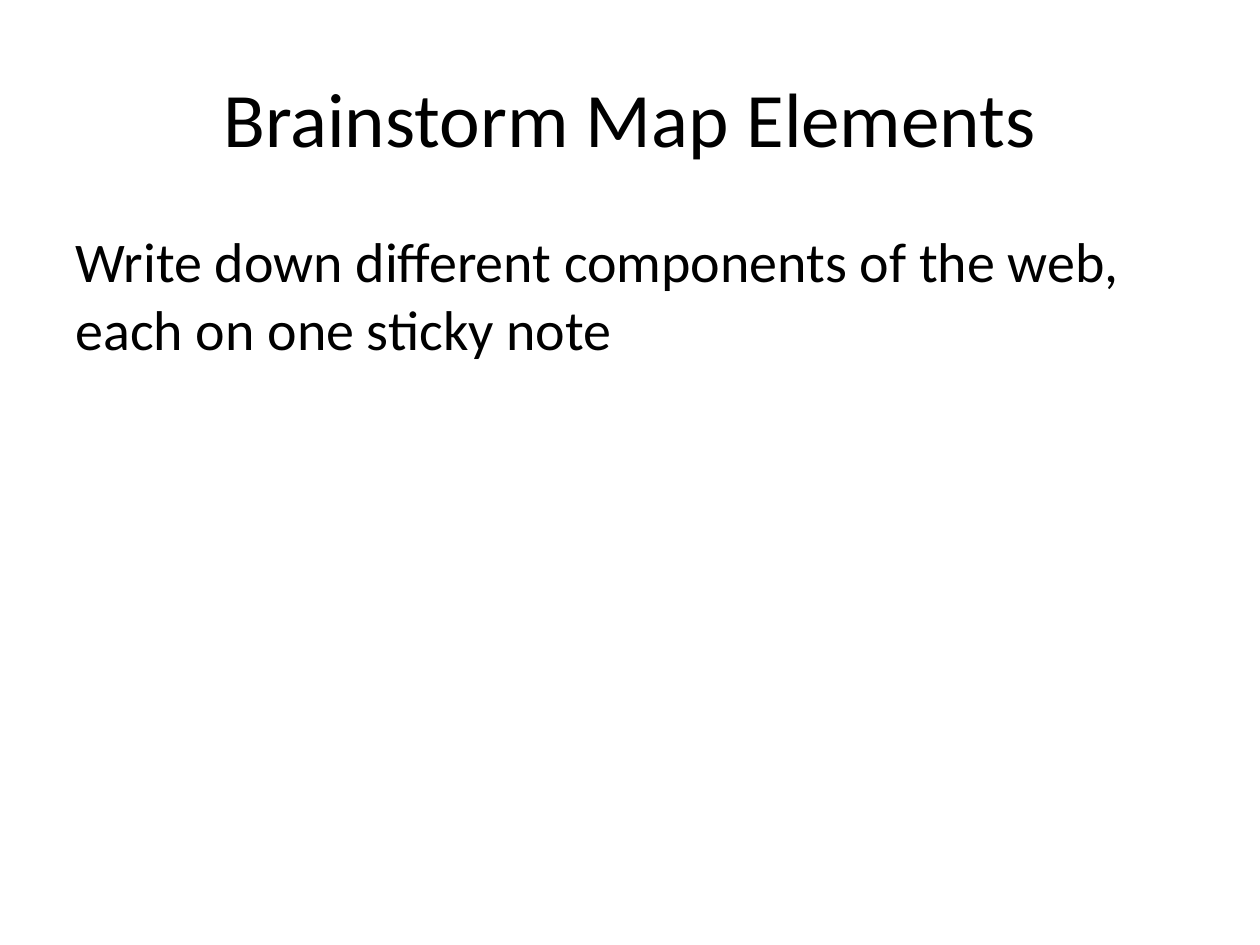
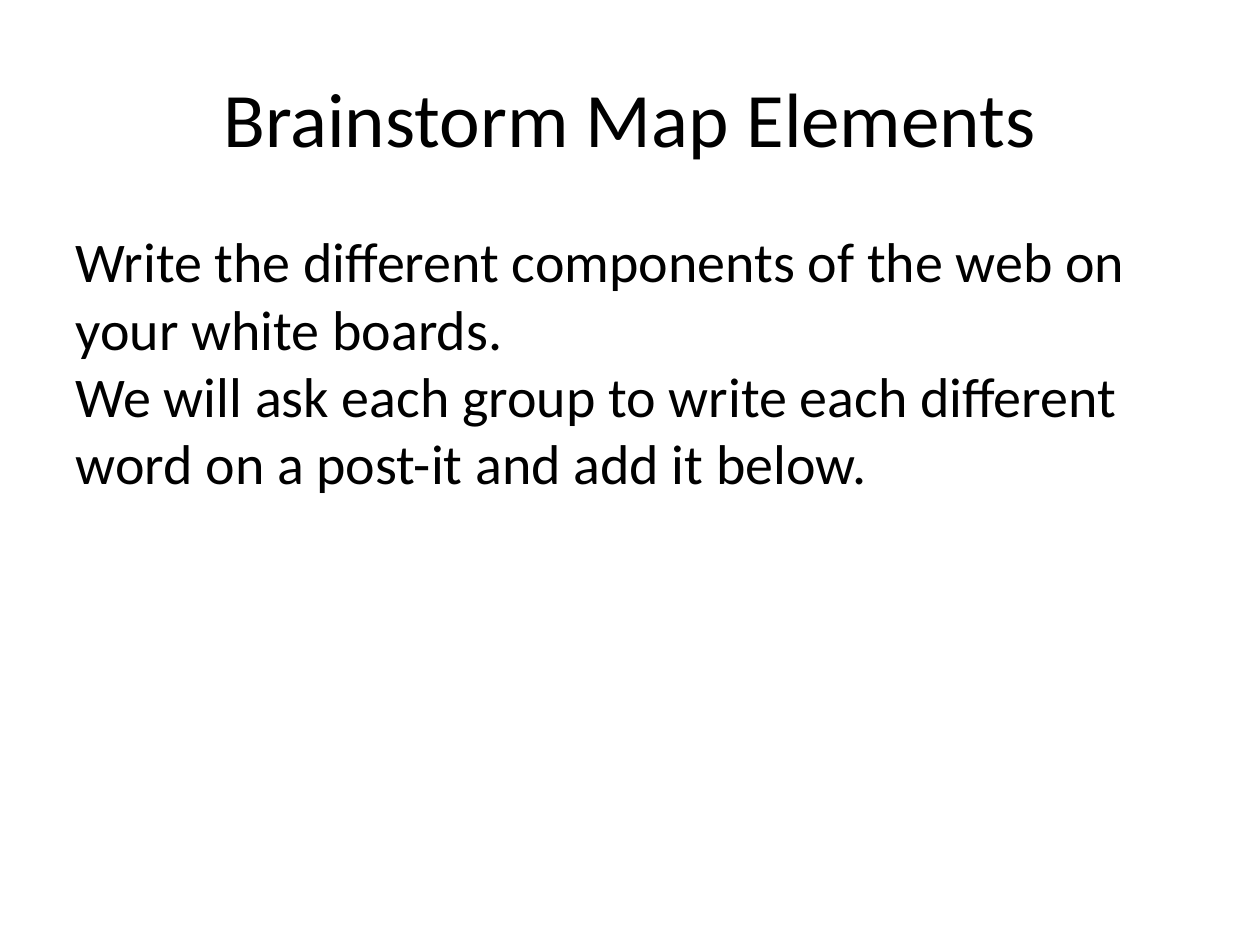
Before and after one commit to mr-eggleton/web-lit-core, a slide deck: slide 6 of powerpoints/02-map-the-web.pptx. Drawn at 1260x945 pixels with LibreOffice and Linux fonts; fonts in the diff are those of the drawing. Boxes give left, top, right and bottom in pixels: in the first picture for what was removed or moved away, otherwise in the second. Text is boxed around its words. In the diff, an @@ line names an element or a change of style, - is before the commit and + after.

```diff
--- a/powerpoints/02-map-the-web.pptx
+++ b/powerpoints/02-map-the-web.pptx
@@ text at [76,243,1124,493]: text changed @@
-Write down different components of the web, each on one sticky note
+Write the different components of the web on your white boards. We will ask each group to write each different word on a post-it and add it below.
```
Also in this commit, not shown: 1 other slide changed, 2 slides added, 34 other files.
